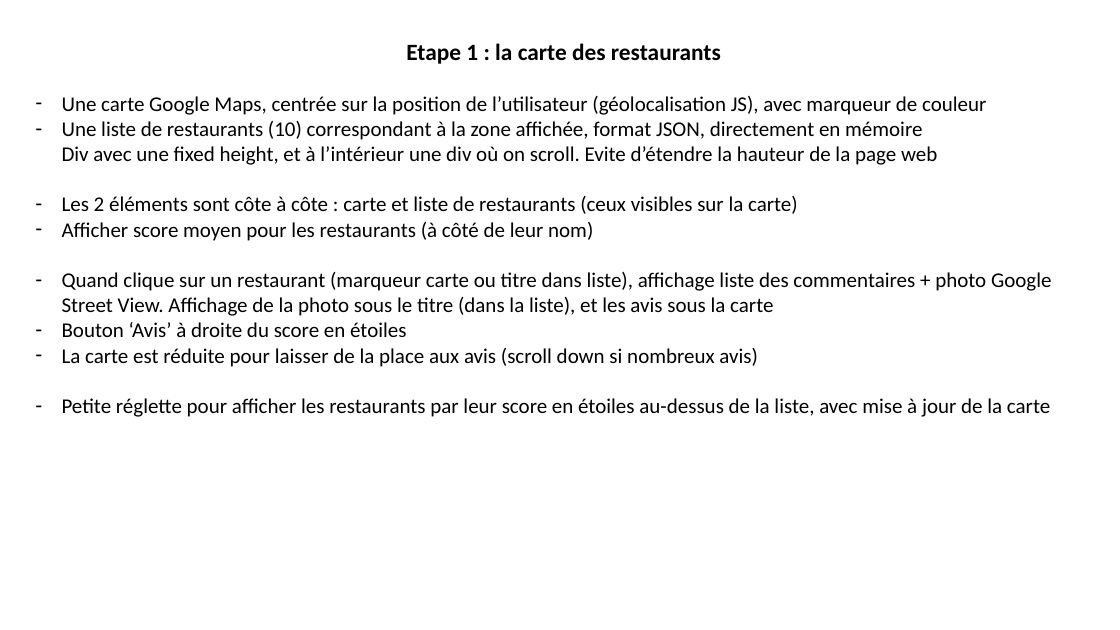
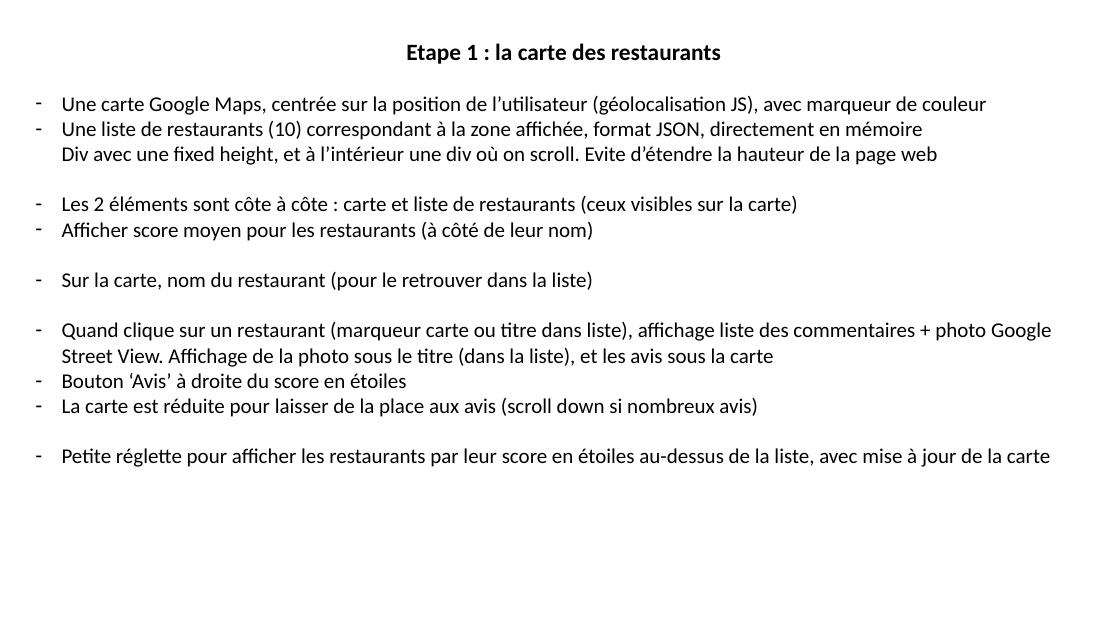
Before and after one commit to DesignGreg/Projet7-OpenClassRooms, a slide deck: slide 1 of Brainstorming.pptx. Drawn at 1120x630 pixels with LibreOffice and Linux fonts; fonts in the diff are those of the drawing. Boxes give left, top, right and bottom in pixels: in the first picture for what was removed or moved away, otherwise in the second. Text is boxed around its words. In the diff, an @@ line names an element or a change of style, - is before the commit and + after.

```diff
--- a/Brainstorming.pptx
+++ b/Brainstorming.pptx
@@ text at (x1=62, y1=272, x2=593, y2=291): paragraph added @@
+– Sur la carte, nom du restaurant (pour le retrouver dans la liste)
```
Also in this commit, not shown: 14 other files.
